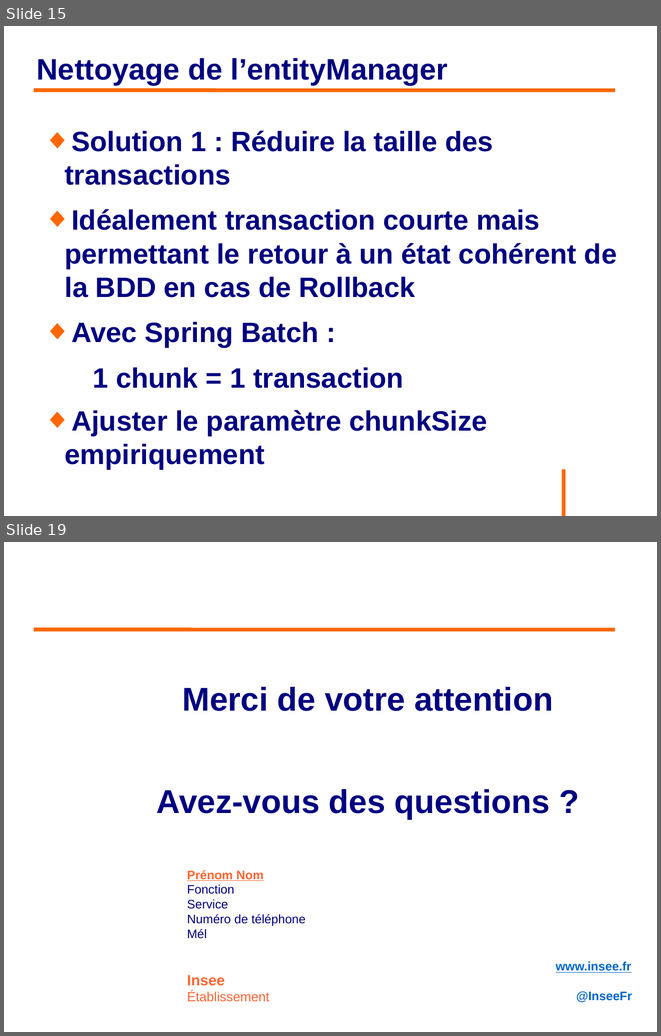
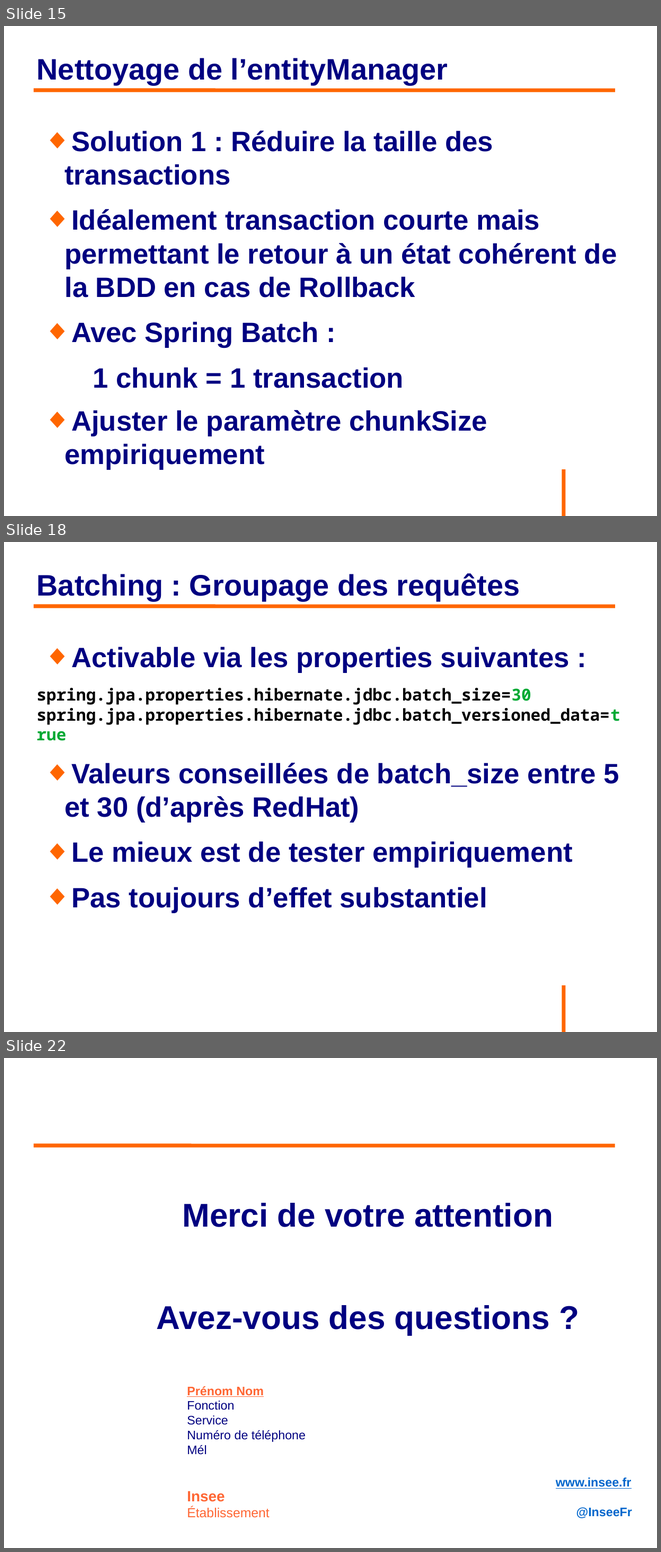
Before and after one commit to philphils/formation-hibernate-avancee, a slide deck: Documentation/diapo_formation_hibernate_avancee.odp. Shown one above the other, each under a label of ours: slides 15 and 19 before the commit, slides 15, 18 and 22 after it; the slides between them are not shown. The pictures are 661x1036 and 661x1552 pixels, drawn with LibreOffice and Linux fonts; fonts in the diff are those of the drawing; background and template pictures are left out. Boxes give left, top, right and bottom in pixels: in the first picture for what was removed or moved away, otherwise in the second. Text is boxed around its words. In the diff, an @@ line names an element or a change of style, - is before the commit and + after.

```diff
--- a/Documentation/diapo_formation_hibernate_avancee.odp
+++ b/Documentation/diapo_formation_hibernate_avancee.odp
@@ slide 18 added at box(4, 542, 657, 1032), background #FFFFFF; not listed: 1 template element that a slide beside it also shows @@
@@ title added at box(37, 573, 520, 601), 36 pt, text #000080, bold @@
+Batching : Groupage des requêtes
@@ line added from (34, 606) to (616, 606), #FF6600 4.54 pt @@
@@ text added at box(37, 646, 620, 913), 34 pt, text #000080, bold @@
+◆ Activable via les properties suivantes :
+spring.jpa.properties.hibernate.jdbc.batch_size=30 spring.jpa.properties.hibernate.jdbc.batch_versioned_data=true
+◆ Valeurs conseillées de batch_size entre 5 et 30 (d’après RedHat)
+◆ Le mieux est de tester empiriquement
+◆ Pas toujours d’effet substantiel
@@ what was slide 19 is now slide 22 @@
```
Also in this commit, not shown: 9 slides changed, 2 other slides added.
